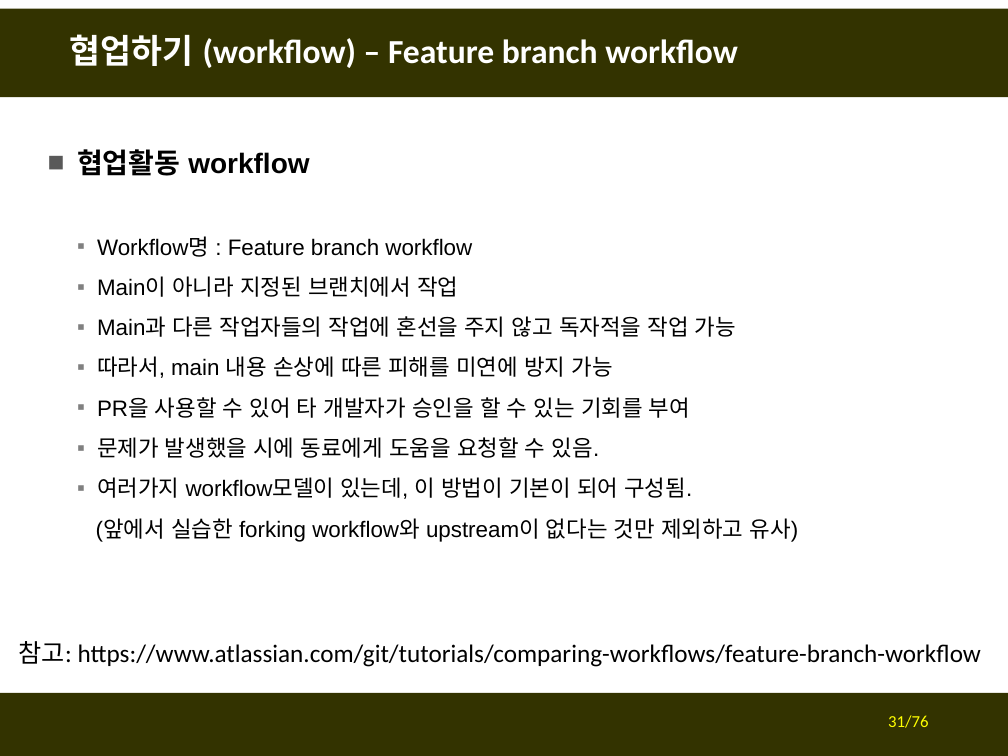
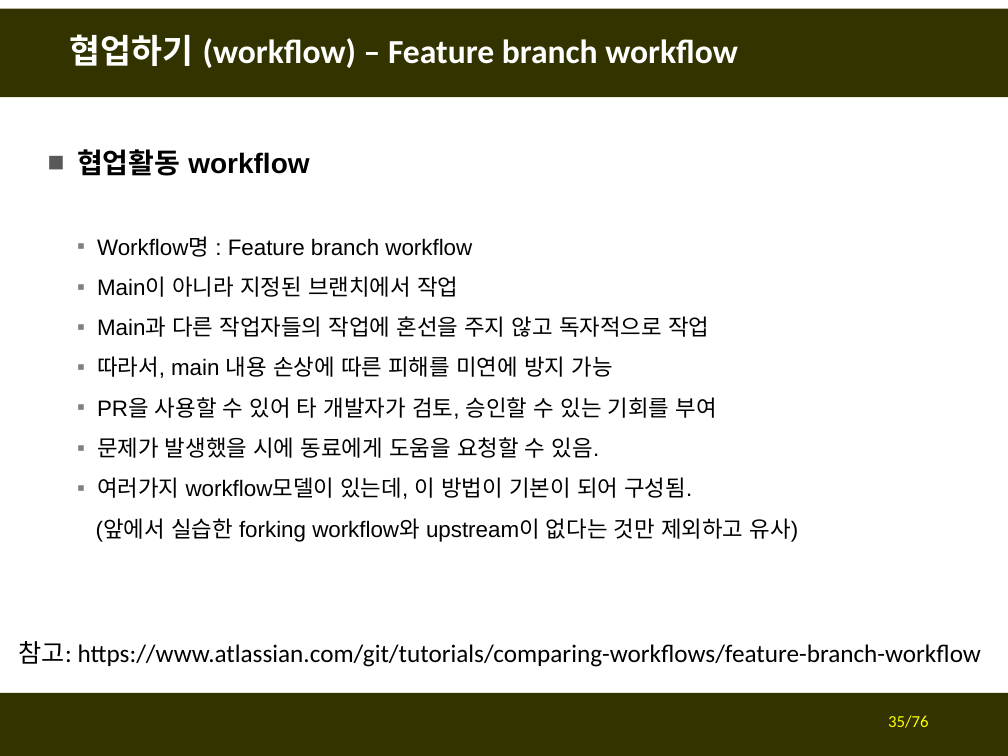
Before and after one commit to fasthill/github-lecture, a slide deck: slide 35 of git및github첫걸음4-협업하기.pptx (slide 31 before the commit). Drawn at 1008x756 pixels with LibreOffice and Linux fonts; fonts in the diff are those of the drawing. Boxes give left, top, right and bottom in pixels: in the first picture for what was removed or moved away, otherwise in the second. Text is boxed around its words. In the diff, an @@ line names an element or a change of style, - is before the commit and + after.

```diff
--- a/git및github첫걸음4-협업하기.pptx
+++ b/git및github첫걸음4-협업하기.pptx
@@ text at [97, 316, 709, 337]: text changed @@
-  ▪ Main과 다른 작업자들의 작업에 혼선을 주지 않고 독자적을 작업 가능
+  ▪ Main과 다른 작업자들의 작업에 혼선을 주지 않고 독자적으로 작업
@@ text at [97, 397, 717, 419]: text changed @@
-  ▪ PR을 사용할 수 있어 타 개발자가 승인을 할 수 있는 기회를 부여
+  ▪ PR을 사용할 수 있어 타 개발자가 검토, 승인할 수 있는 기회를 부여
@@ page number at [888, 715, 928, 728]: text changed @@
-31/76
+35/76
```
Also in this commit, not shown: 20 other slides changed, 5 slides added.
